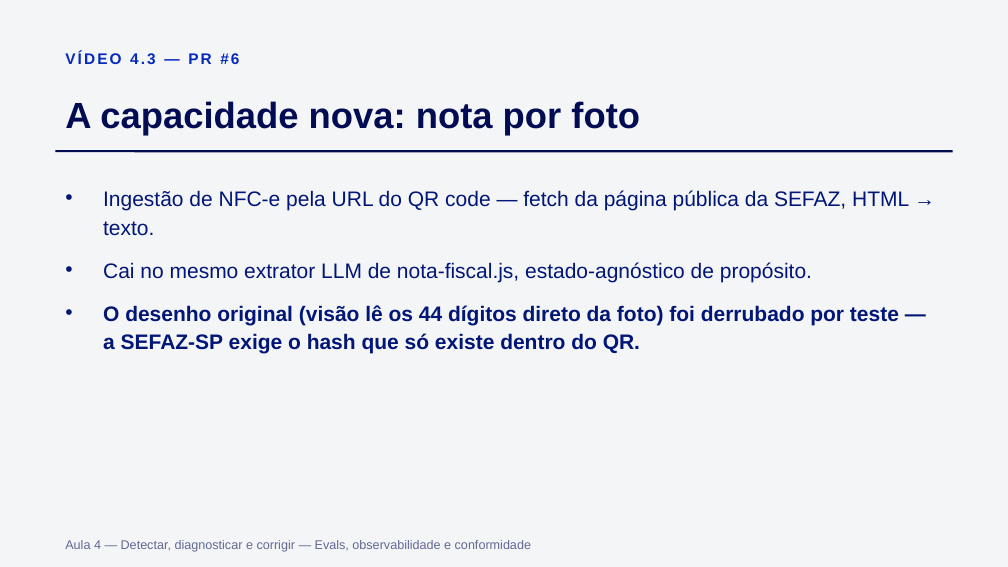
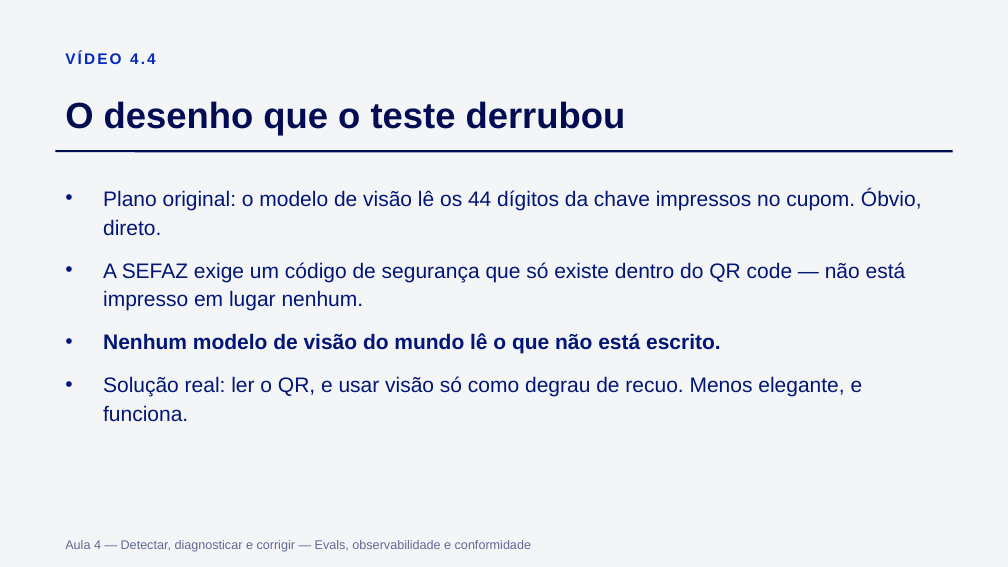
Before and after one commit to Djegao/alura-produto-ficticio, a slide deck: slide 18 of slides/aula4.pptx (slide 13 before the commit). Drawn at 1008x567 pixels with LibreOffice and Linux fonts; fonts in the diff are those of the drawing. Boxes give left, top, right and bottom in pixels: in the first picture for what was removed or moved away, otherwise in the second. Text is boxed around its words. In the diff, an @@ line names an element or a change of style, - is before the commit and + after.

```diff
--- a/slides/aula4.pptx
+++ b/slides/aula4.pptx
@@ text at (65,51,156,64): text changed @@
-VÍDEO 4.3 — PR #6
+VÍDEO 4.4
@@ text at (65,101,626,135): text changed @@
-A capacidade nova: nota por foto
+O desenho que o teste derrubou
@@ text at (103,189,922,422): text changed @@
-• Ingestão de NFC-e pela URL do QR code — fetch da página pública da SEFAZ, HTML → texto.
-• Cai no mesmo extrator LLM de nota-fiscal.js, estado-agnóstico de propósito.
-• O desenho original (visão lê os 44 dígitos direto da foto) foi derrubado por teste — a SEFAZ-SP exige o hash que só existe dentro do QR.
+• Plano original: o modelo de visão lê os 44 dígitos da chave impressos no cupom. Óbvio, direto.
+• A SEFAZ exige um código de segurança que só existe dentro do QR code — não está impresso em lugar nenhum.
+• Nenhum modelo de visão do mundo lê o que não está escrito.
+• Solução real: ler o QR, e usar visão só como degrau de recuo. Menos elegante, e funciona.
```
Also in this commit, not shown: 12 other slides changed, 8 slides added, 1 slide removed, 7 other files.
